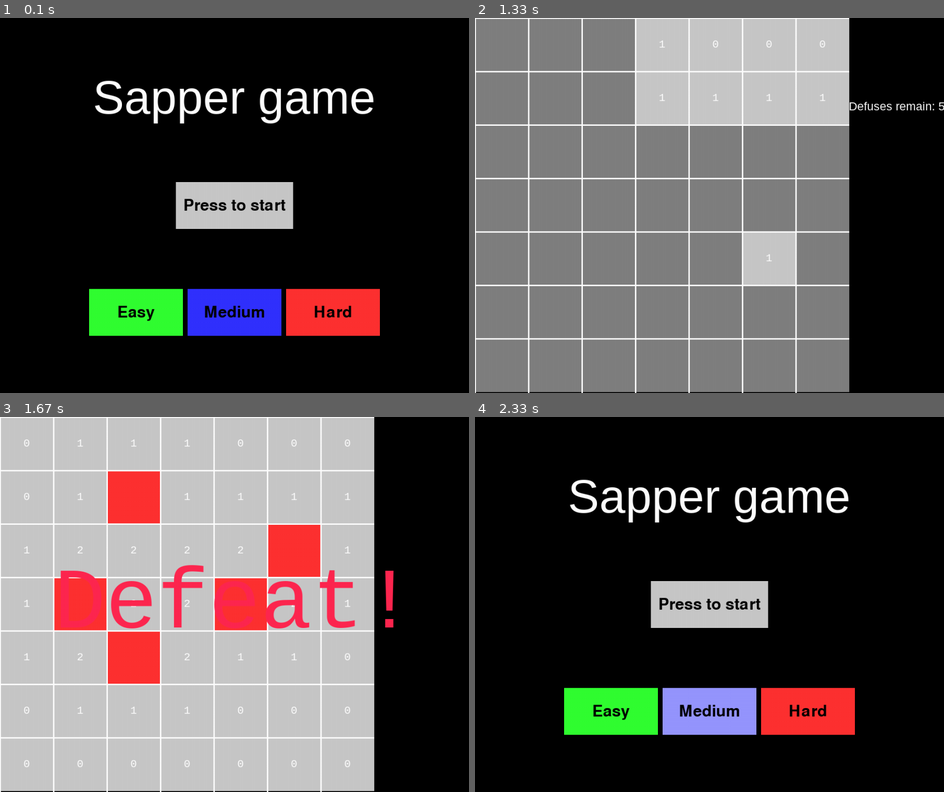
Above: before the commit, frames 1-4 (two rows, left to right).
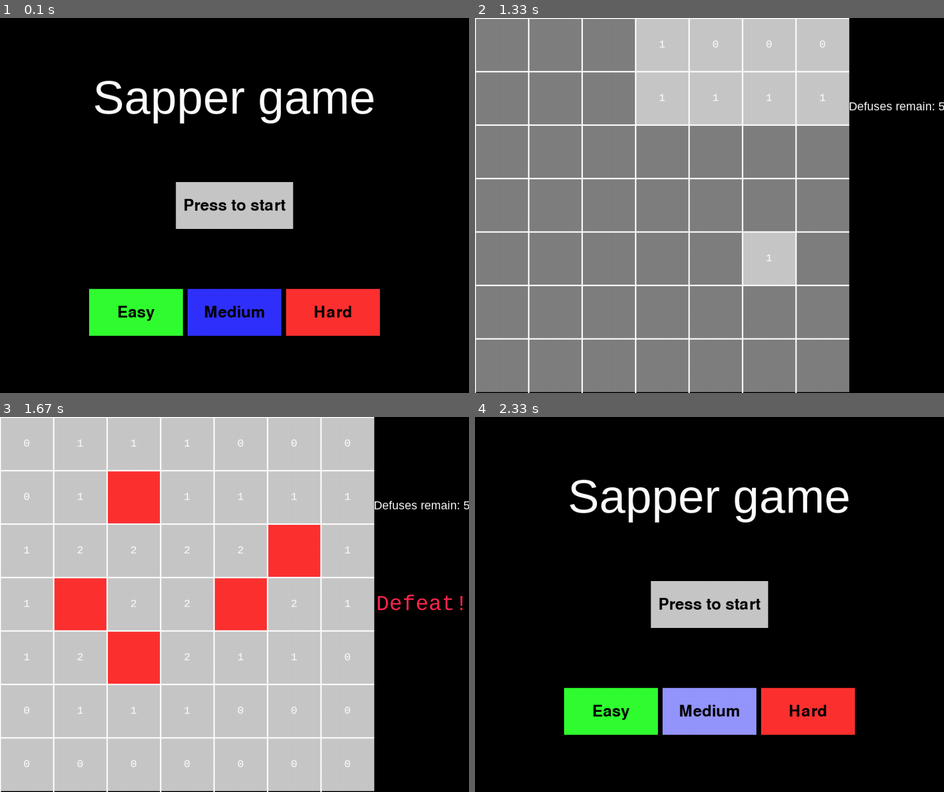
Above: after the commit, the same moments.

Repository: Ismaxis/Pygame-Sapper
Game: pygame game, started from main.py
The game is run twice, just before and just after one commit, with the same random seed, the same clock (stepped at 60 frames per second) and the same inputs.
Inputs (mouse positions are in pixels of both pictures, inside the frame that each line leads up to):
- Up to frame 1 (0.1 s): no input
- Up to frame 2 (1.33 s): click "Easy" at 0.38 s; click "Press to start" at 0.72 s; click (765, 239) at 1.05 s
- Up to frame 3 (1.67 s): click (65, 593) at 1.38 s
- Up to frame 4 (2.33 s): click (887, 747) at 1.72 s; click "Medium" at 2.05 s

Frames 1-2 are identical in both runs. In frame 3, 3.8% of the frame differs, in the area x 12-100%, y 22-57%; in frame 4, nothing differs.

Commit message:
result banner moved into panel

Diff:
--- a/game.py
+++ b/game.py
@@ -103,12 +103,24 @@
     def __init__(self, panel_size, defuse_amount):
         self.panel_size = panel_size
         self.total_def_amount = defuse_amount
+
+        self.end_banner_pos = (panel_size[0]/2, panel_size[1]/2)
         banner_pos = (panel_size[0]/2, panel_size[1]/5)
+
         self.text_size = 25
         self.defuse_banner = Banner(banner_pos, f"Defuses remain: {defuse_amount}",
                                     (255, 255, 255), self.text_size)
 
-    def update(self, defuse_amount):
+        self.victory_label = None
+
+    def update(self, defuse_amount, result):
+        if result == 1:
+            self.victory_label = pg.font.SysFont(
+                "consolas", 50).render("Win!", True, (40, 255, 80))
+        elif result == -1:
+            self.victory_label = pg.font.SysFont(
+                "consolas", 50).render("Defeat!", True, (255, 40, 80))
+
         self.defuse_banner.update(
             f"Defuses remain: {self.total_def_amount - defuse_amount}")
 
@@ -134,13 +146,11 @@
         panel_size = (win_size[0] - win_size[1], win_size[1])
         self.panel = Panel(panel_size, mines_amount)
 
-        self.victory_label = None
-
         self.result = 0
 
     def update(self, x, y, button):
         self.mine_field.update(x, y, button)
-        self.panel.update(self.mine_field.defuse_amount)
+        self.panel.update(self.mine_field.defuse_amount, self.result)
 
         if button == 1:
             self.defeat_check(x, y)
@@ -150,9 +160,6 @@
     def defeat_check(self, x, y):
         if self.mine_field.field[x][y].is_mine and not self.mine_field.field[x][y].defused:
             self.result = -1
-
-            self.victory_label = pg.font.SysFont(
-                "consolas", 200).render("Defeat!", True, (255, 40, 80))
 
             for line in self.mine_field.field:
                 for cage in line:
@@ -166,9 +173,6 @@
 
         self.result = 1
 
-        self.victory_label = pg.font.SysFont(
-            "consolas", 200).render("Win!", True, (40, 255, 80))
-
         for line in self.mine_field.field:
             for cage in line:
                 cage.opened = True
--- a/main.py
+++ b/main.py
@@ -70,22 +70,16 @@
 
             mouse_pos = pg.mouse.get_pos()
             if mouse_pos[0] < WIN_SIZE[1] and event.type == pg.MOUSEBUTTONDOWN:
-                if event.button == 1:
-                    x = int(mouse_pos[0]//sapper_game.side_size)
-                    y = int(mouse_pos[1]//sapper_game.side_size)
+                x = int(mouse_pos[0]//sapper_game.side_size)
+                y = int(mouse_pos[1]//sapper_game.side_size)
 
-                    sapper_game.update(x, y, event.button)
-
-                elif event.button == 3:
-                    x = int(mouse_pos[0]//sapper_game.side_size)
-                    y = int(mouse_pos[1]//sapper_game.side_size)
-
-                    sapper_game.update(x, y, event.button)
+                sapper_game.update(x, y, event.button)
 
         if sapper_game.result != 0:
             game_view.update(WIN, WIN_SIZE, sapper_game.mine_field)
-            WIN.blit(sapper_game.victory_label, ((WIN_SIZE[0] - sapper_game.victory_label.get_width())/2,
-                                                 (WIN_SIZE[1] - sapper_game.victory_label.get_height())/2))
+            sapper_game.panel.update(
+                sapper_game.mine_field.defuse_amount, sapper_game.result)
+            panel_view.update(WIN, WIN_SIZE, sapper_game.panel)
 
             pg.display.update()
 
--- a/view.py
+++ b/view.py
@@ -80,6 +80,10 @@
         banner_pos = panel.banner_pos(win_size)
         self.draw_banner(win, panel.defuse_banner.label, banner_pos)
 
+        if panel.victory_label != None:
+            win.blit(panel.victory_label, (win_size[1] + panel.end_banner_pos[0] - panel.victory_label.get_width()/2,
+                                           (win_size[1] - panel.victory_label.get_height())/2))
+
     @staticmethod
     def draw_banner(win, label, pos):
         win.blit(label, pos)
